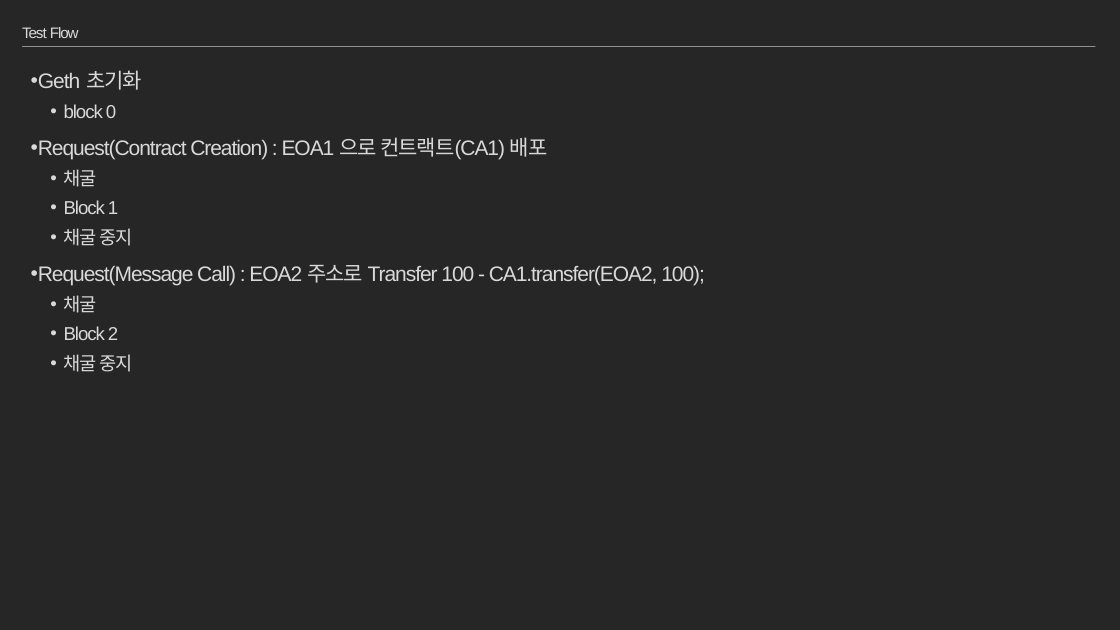
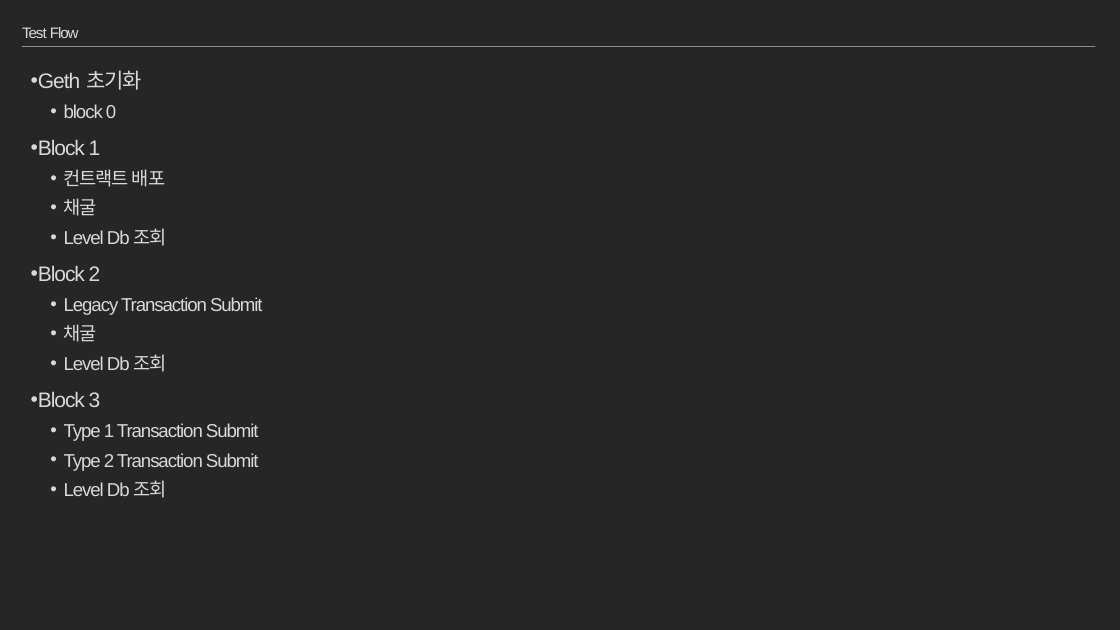
Before and after one commit to moss0801/blockchain-doc, a slide deck: slide 127 of General/Blockchain Part2.pptx (slide 119 before the commit). Drawn at 1120x630 pixels with LibreOffice and Linux fonts; fonts in the diff are those of the drawing. Boxes give left, top, right and bottom in pixels: in the first picture for what was removed or moved away, otherwise in the second. Text is boxed around its words. In the diff, an @@ line names an element or a change of style, - is before the commit and + after.

Commit message:
validate transaction, receipt, logsBloom, block diagram

```diff
--- a/General/Blockchain Part2.pptx
+++ b/General/Blockchain Part2.pptx
@@ text at box(31, 140, 165, 187): text changed @@
-• Request(Contract Creation) : EOA1 으로 컨트랙트(CA1) 배포
+• Block 1
+  • 컨트랙트 배포
@@ text at box(31, 228, 263, 315): text changed; size 18 to 16 pt @@
-  • Block 1
-  • 채굴 중지
-• Request(Message Call) : EOA2 주소로 Transfer 100 - CA1.transfer(EOA2, 100);
+  • Level Db 조회
+• Block 2
+  • Legacy Transaction Submit
@@ text at box(31, 354, 259, 498): text changed @@
-  • Block 2
-  • 채굴 중지
+  • Level Db 조회
+• Block 3
+  • Type 1 Transaction Submit
+  • Type 2 Transaction Submit
+  • Level Db 조회
```
Also in this commit, not shown: 14 other slides changed, 19 slides added, 11 slides removed.
